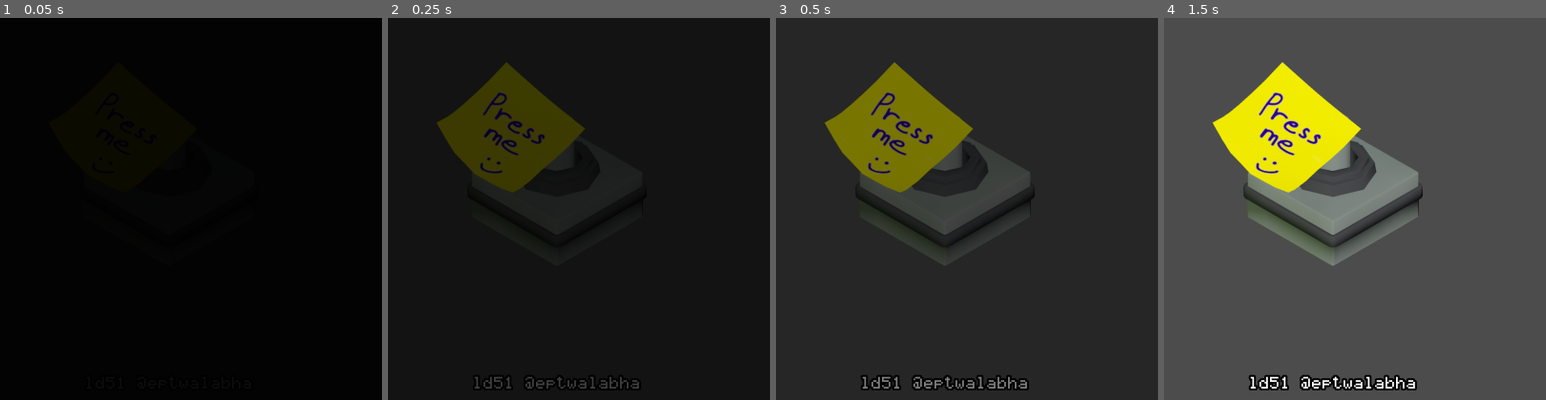
Above: before the commit, frames 1-4 (left to right).
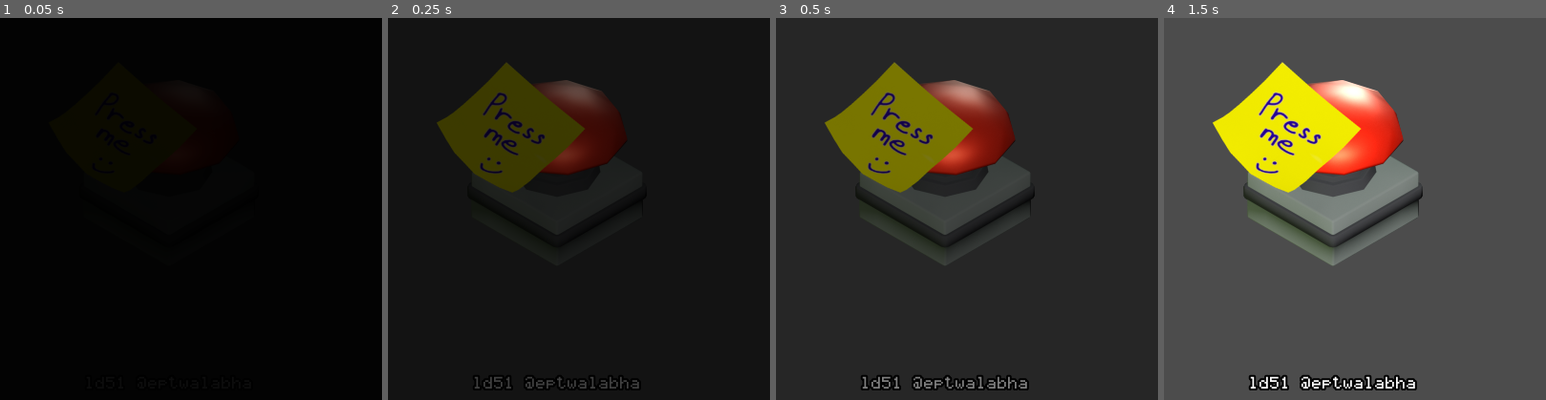
Above: after the commit, the same moments.

Repository: Eptwalabha/ld51
Game: Godot game, scene res://scenes/Game.tscn
Same seed, same stepped clock (60 frames per second), same inputs: the game is played once before the commit and once after it.
Inputs (mouse positions are % of the whole screen's width and height, from its top left):
- Up to frame 1 (0.05 s): no input
- Up to frame 2 (0.25 s): no input
- Up to frame 3 (0.5 s): no input
- Up to frame 4 (1.5 s): drag from (50, 73) to (60, 28) at 0.52 s; tap Enter at 1.25 s; drag from (50, 73) to (45, 70) at 1.27 s
The pictures show only the part of the screen within x 28-78%, y 50-100%; the shares and areas given below are measured in that part.

The runs differ from the first frame. In frame 2, 3.2% of the frame differs, in the area x 38-62%, y 16-41%; in frame 3, 3.3%; in frame 4, 3.4%, in the area x 37-63%, y 16-42%.

Commit message:
drag buzzer

Diff:
--- a/project.godot
+++ b/project.godot
@@ -56,6 +56,14 @@
 "loop_offset": 0
 }
 
+[input]
+
+touch={
+"deadzone": 0.5,
+"events": [ Object(InputEventMouseButton,"resource_local_to_scene":false,"resource_name":"","device":0,"alt":false,"shift":false,"control":false,"meta":false,"command":false,"button_mask":0,"position":Vector2( 0, 0 ),"global_position":Vector2( 0, 0 ),"factor":1.0,"button_index":1,"pressed":false,"doubleclick":false,"script":null)
+ ]
+}
+
 [physics]
 
 common/enable_pause_aware_picking=true
--- a/scenes/Game.gd
+++ b/scenes/Game.gd
@@ -82,3 +82,10 @@
 
 func _on_Fade_finished(_fade_in: bool) -> void:
 	pass
+
+
+func _on_Buzzer_drag_stopped() -> void:
+	print("poc!")
+
+func _on_Buzzer_drag_started() -> void:
+	pass
--- a/scenes/Game.tscn
+++ b/scenes/Game.tscn
@@ -92,12 +92,10 @@
 unique_name_in_owner = true
 position = Vector2( 400, 585 )
 scale = Vector2( 0.5, 0.5 )
-with_cap = false
-
-[node name="Sticky" parent="Buzzer" instance=ExtResource( 6 )]
-unique_name_in_owner = true
-position = Vector2( -100, -136 )
-scale = Vector2( 2, 2 )
+
+[node name="Sticky" parent="." instance=ExtResource( 6 )]
+unique_name_in_owner = true
+position = Vector2( 350, 517 )
 
 [node name="CanvasLayer" type="CanvasLayer" parent="."]
 
@@ -203,6 +201,8 @@
 rotation = 1.57079
 shape = SubResource( 3 )
 
+[connection signal="drag_started" from="Buzzer" to="." method="_on_Buzzer_drag_started"]
+[connection signal="drag_stopped" from="Buzzer" to="." method="_on_Buzzer_drag_stopped"]
 [connection signal="pressed" from="Buzzer" to="." method="_on_Buzzer_pressed"]
 [connection signal="finished" from="CanvasLayer/Control/Fade" to="." method="_on_Fade_finished"]
 [connection signal="animation_finished" from="AnimationPlayer" to="." method="_on_AnimationPlayer_animation_finished"]
--- a/scenes/item/buzzer/Buzzer.gd
+++ b/scenes/item/buzzer/Buzzer.gd
@@ -2,6 +2,8 @@
 extends Node2D
 
 signal pressed
+signal drag_started
+signal drag_stopped
 
 onready var light : Sprite = $"%Light"
 onready var tween : Tween = $Tween
@@ -13,8 +15,11 @@
 export(bool) var with_stick : bool = true
 export(bool) var light_is_on: bool = false
 export(bool) var draggable : bool = false
+export(bool) var powered : bool = true
 
 var pressing : bool = false
+var dragging : bool = false
+var delta_drag : Vector2 = Vector2.ZERO
 
 func _ready() -> void:
 	update_buzzer_state()
@@ -31,7 +36,7 @@
 		$Error.play()
 
 func turn_light(on: bool = true, instant = false) -> void:
-	if on == light_is_on:
+	if !powered or on == light_is_on:
 		return
 	_turn_light(on, instant)
 
@@ -44,6 +49,10 @@
 	else:
 		tween.interpolate_property(light, "modulate:a", light.modulate.a, to, .15)
 		tween.start()
+
+func _physics_process(delta: float) -> void:
+	if draggable and dragging:
+		global_position = lerp(global_position, get_global_mouse_position() + delta_drag, 10 * delta)
 
 func update_buzzer_state() -> void:
 	cap.visible = with_cap
@@ -62,15 +71,21 @@
 		if can_press():
 			pressing = true
 			$AnimationPlayer.play("press")
-			emit_signal("pressed")
-
+			if powered:
+				emit_signal("pressed")
 
 func _on_AnimationPlayer_animation_finished(anim_name: String) -> void:
 	if anim_name == 'press':
 		pressing = false
 
-
 func _on_Base_input_event(viewport: Node, event: InputEvent, shape_idx: int) -> void:
+	if !draggable:
+		return
 	if event is InputEventMouseButton:
-		if draggable:
-			print("drag")
+		if event.is_action_pressed('touch'):
+			emit_signal("drag_started")
+			delta_drag = global_position - get_global_mouse_position()
+			dragging = true
+		elif event.is_action_released('touch'):
+			emit_signal("drag_stopped")
+			dragging = false
